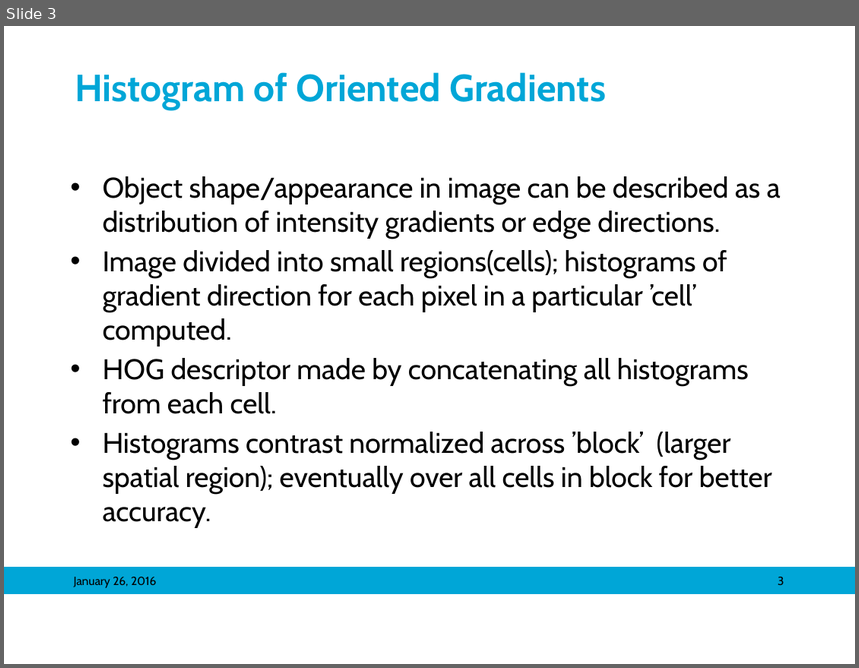
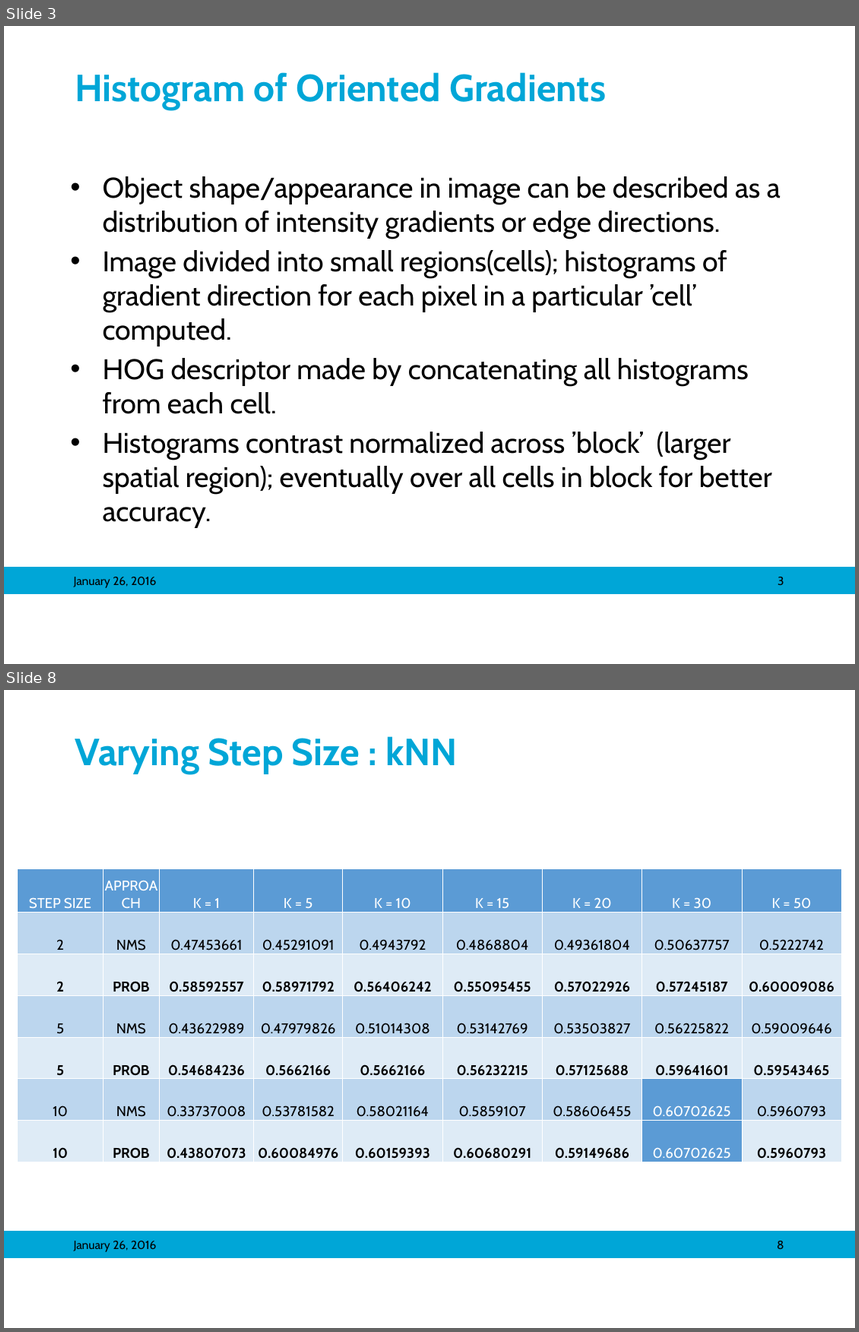
Before and after one commit to mariasv/MM_MedVis_Project, a slide deck: Object Detection in Medical Images.pptx. Shown one above the other, each under a label of ours: slide 3 before the commit, slides 3 and 8 after it; the slides between them are not shown. The pictures are 859x668 and 859x1332 pixels, drawn with LibreOffice and Linux fonts; fonts in the diff are those of the drawing; background and template pictures are left out. Boxes give left, top, right and bottom in pixels: in the first picture for what was removed or moved away, otherwise in the second. Text is boxed around its words. In the diff, an @@ line names an element or a change of style, - is before the commit and + after.

```diff
--- a/Object Detection in Medical Images.pptx
+++ b/Object Detection in Medical Images.pptx
@@ slide 8 added at (4,690,855,1328), background #FFFFFF; not listed: 1 template element that a slide beside it also shows @@
@@ title added at (75,736,457,773), 32 pt, text #00A6D7, bold @@
+Varying Step Size : kNN
@@ table added at (18,869,842,1163), 7 rows, 9 columns @@
+STEP SIZE | APPROACH | K = 1 | K = 5 | K = 10 | K = 15 | K = 20 | K = 30 | K = 50
+2 | NMS | 0.47453661 | 0.45291091 | 0.4943792 | 0.4868804 | 0.49361804 | 0.50637757 | 0.5222742
+2 | PROB | 0.58592557 | 0.58971792 | 0.56406242 | 0.55095455 | 0.57022926 | 0.57245187 | 0.60009086
+5 | NMS | 0.43622989 | 0.47979826 | 0.51014308 | 0.53142769 | 0.53503827 | 0.56225822 | 0.59009646
+5 | PROB | 0.54684236 | 0.5662166 | 0.5662166 | 0.56232215 | 0.57125688 | 0.59641601 | 0.59543465
+10 | NMS | 0.33737008 | 0.53781582 | 0.58021164 | 0.5859107 | 0.58606455 | 0.60702625 | 0.5960793
+10 | PROB | 0.43807073 | 0.60084976 | 0.60159393 | 0.60680291 | 0.59149686 | 0.60702625 | 0.5960793
@@ text added at (74,1241,157,1252), 10 pt, text #000000 @@
+January 26, 2016
@@ page number added at (777,1241,784,1249), 10 pt, text #000000 @@
+8
```
Also in this commit, not shown: 1 slide changed, 5 other slides added.
